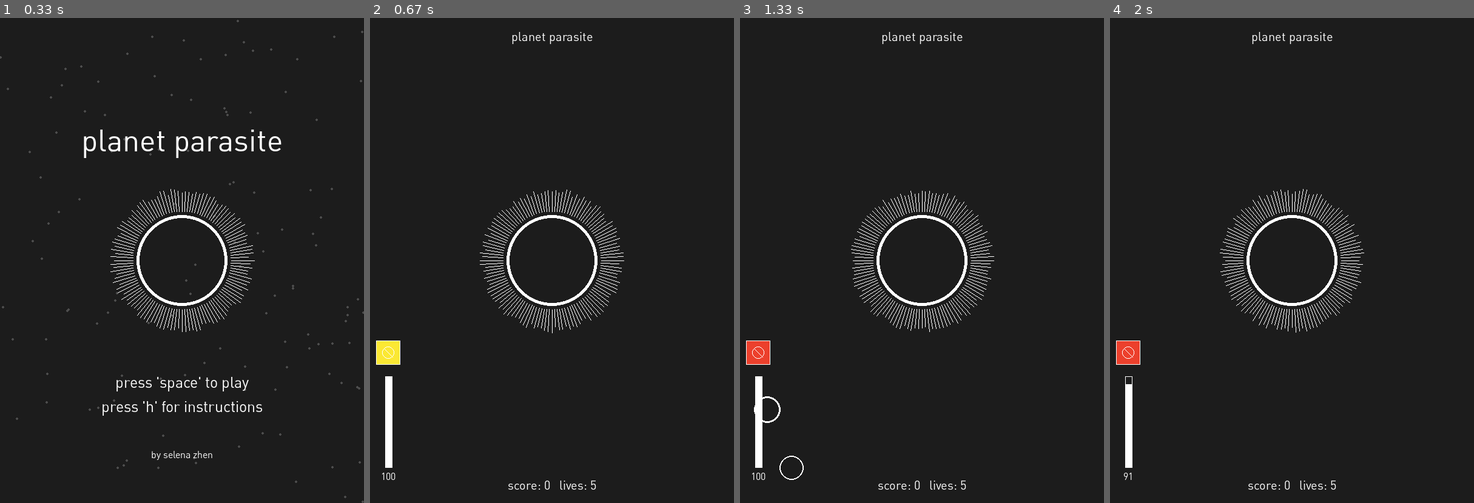
Above: before the commit, frames 1-4 (left to right).
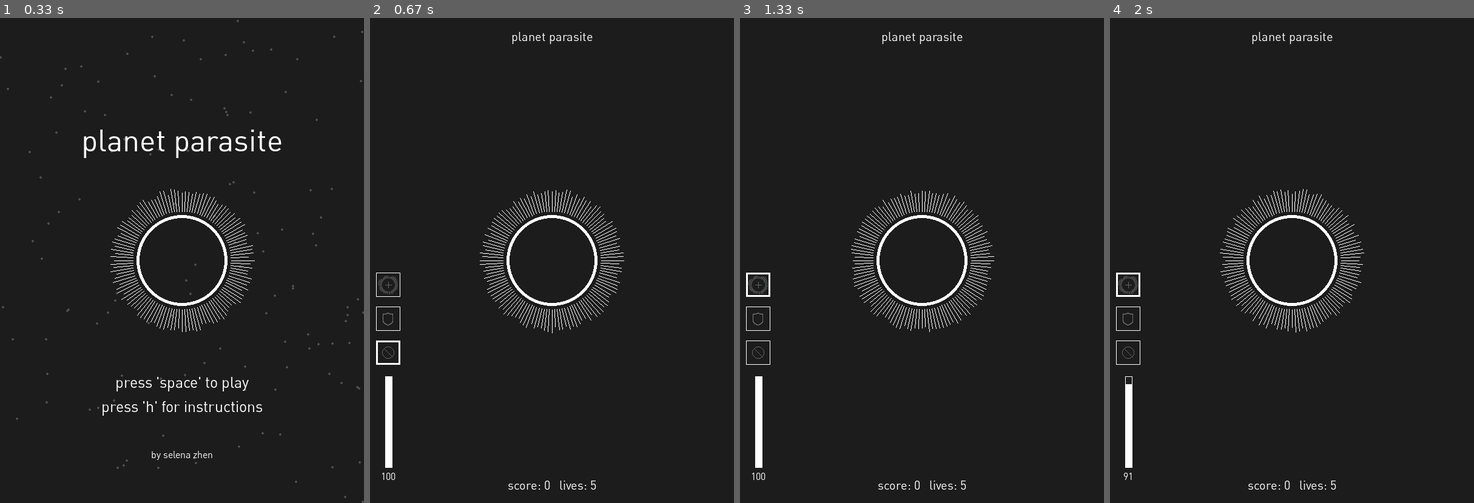
Above: after the commit, the same moments.

Repository: selenazhen/planetParasite
Game: pygame game, started from Game.py
Same seed, same stepped clock (60 frames per second), same inputs: the game is played once before the commit and once after it.
Inputs:
- Up to frame 1 (0.33 s): no input
- Up to frame 2 (0.67 s): tap Space at 0.33 s
- Up to frame 3 (1.33 s): hold Right 0.67-1.13 s; hold W 0.67-1.13 s; hold 2 from 1.17 s (still down); hold W from 1.17 s (still down)
- Up to frame 4 (2 s): release 2 at 1.63 s; release W at 1.63 s; hold W from 1.67 s (still down); tap 1 at 1.82 s

Frame 1 is identical in both runs. In frame 2, 0.4% of the frame differs, in the area x 1-9%, y 52-72%; in frame 3, 0.6%, in the area x 1-18%, y 52-96%; in frame 4, 0.5%.

Commit message:
added stop, inv, adding tent len

Diff:
--- a/Game.py
+++ b/Game.py
@@ -19,15 +19,19 @@
 
 class Game(PygameGame):
     def init(self):
+        self.shield = pygame.image.load('img/shield.png').convert_alpha()
+        self.tentImage = pygame.image.load('img/tentacles.png').convert_alpha()
+
         self.planetGroup = pygame.sprite.Group()
         self.parasite = pygame.sprite.Group()
         self.inhabitedGroup = pygame.sprite.Group()
         self.formedInhabitedGroup = pygame.sprite.Group()
-        self.capturedGroup = pygame.sprite.Group()
+        # self.capturedGroup = pygame.sprite.Group()
+        self.eatMeInvGroup = pygame.sprite.Group()
+        self.eatMeStopGroup = pygame.sprite.Group()
 
         self.titleGroup = pygame.sprite.Group()
         self.parasiteTitle = pygame.sprite.Group()
-        # self.tentacleGroup = pygame.sprite.Group()
         self.instructionsInhabited = pygame.sprite.Group()
 
         self.starList = []
@@ -58,7 +62,7 @@
 
     def drawInstructions(self,screen):
         print ('drawinstructions screen is on')
-        self.screen.fill(self.bgColor)
+        screen.fill(self.bgColor)
         w,h,m = self.width,self.height,self.margin
 
         if self.instructionsPage == 1:
@@ -105,7 +109,7 @@
             #draw parasite
             px = (self.width//20)*15
             py = (self.height//10)*3
-            pygame.draw.circle(self.screen, WHITE,(px,py), self.parasiteSize, 5) #draw parasite
+            pygame.draw.circle(screen, WHITE,(px,py), self.parasiteSize, 5) #draw parasite
             for div in range(self.divisions):
                 divAngle = div*((math.pi*2)/self.divisions)
                 self.length = random.randrange(self.tentaclesMin,self.tentaclesMax)
@@ -113,28 +117,28 @@
                 outerDivY = py + ((self.parasiteSize+self.length) * math.sin(divAngle))
                 innerDivX = px + ((self.parasiteSize+6) * math.cos(divAngle))
                 innerDivY = py + ((self.parasiteSize+6) * math.sin(divAngle))
-                pygame.draw.line(self.screen,WHITE,(innerDivX,innerDivY), (outerDivX, outerDivY), 1)
+                pygame.draw.line(screen,WHITE,(innerDivX,innerDivY), (outerDivX, outerDivY), 1)
 
             #draw little planets
-            pygame.draw.circle(self.screen, WHITE,
+            pygame.draw.circle(screen, WHITE,
                             ((self.width//60)*42,(self.height//30)*17),
                             planetSize, 2) #draw planet top left
-            pygame.draw.circle(self.screen, WHITE,
+            pygame.draw.circle(screen, WHITE,
                             ((self.width//60)*47,(self.height//30)*16),
                             planetSize, 2) #draw planet top right
-            pygame.draw.circle(self.screen, WHITE,
+            pygame.draw.circle(screen, WHITE,
                             ((self.width//60)*48,(self.height//30)*18),
                             planetSize, 2) #draw planet
 
             #draw text
-            self.instructionsInhabited.draw(self.screen)
-            self.formedInhabitedGroup.draw(self.screen)
-            self.screen.blit(titleText, titleRect)
-            self.screen.blit(parasiteText, parasiteRect)
-            self.screen.blit(planetText, planetRect)
-            self.screen.blit(inhabitedText, inhabitedRect)
-
-        if self.instructionsPage == 2:
+            self.instructionsInhabited.draw(screen)
+            self.formedInhabitedGroup.draw(screen)
+            screen.blit(titleText, titleRect)
+            screen.blit(parasiteText, parasiteRect)
+            screen.blit(planetText, planetRect)
+            screen.blit(inhabitedText, inhabitedRect)
+
+        if self.instructionsPage == 2: #second instructions page
             titleFont = pygame.font.Font("DINPro.otf", 30)
             titleText = titleFont.render('how to play', True, WHITE)
             titleRect = titleText.get_rect()
@@ -144,7 +148,7 @@
             parFont = pygame.font.Font("DINPro.otf", 20)
 
             text1 = wrapline("capture the uninhabited planets and the developing planets but avoid the fully formed inhabited planets.", parFont, 475)
-            text2 = wrapline("for every time you are caught within the safety zone of an inhabited planet you lose a life and your tentacles shosrten.", parFont, 475)
+            text2 = wrapline("for every time you are caught within the safety zone of an inhabited planet you lose a life and your tentacles shorten.", parFont, 475)
             text3 = wrapline("look for planets with powerups to help improve your parasitic nature.", parFont, 475)
 
             lineSpacing = self.height//30
@@ -153,34 +157,34 @@
                 parRect = parText.get_rect()
                 parRect.left = (self.width//40)*5
                 parRect.centery = (self.height//40)*8 + (lineSpacing*i)
-                self.screen.blit(parText, parRect)
+                screen.blit(parText, parRect)
 
             for i in range(len(text2)):
                 parText = parFont.render(text2[i], True, WHITE)
                 parRect = parText.get_rect()
                 parRect.left = (self.width//40)*5
                 parRect.centery = (self.height//40)*12 + (lineSpacing*i)
-                self.screen.blit(parText, parRect)
+                screen.blit(parText, parRect)
 
             for i in range(len(text3)):
                 parText = parFont.render(text3[i], True, WHITE)
                 parRect = parText.get_rect()
                 parRect.left = (self.width//40)*5
                 parRect.centery = (self.height//40)*17 + (lineSpacing*i)
-                self.screen.blit(parText, parRect)
-
-            self.screen.blit(titleText, titleRect)
-            self.screen.blit(parText, parRect)
+                screen.blit(parText, parRect)
+
+            screen.blit(titleText, titleRect)
+            screen.blit(parText, parRect)
         if self.instructionsPage == 3:
             self.instructions = False
 
     def drawSplash(self,screen):
-        print ('drawsplash screen is on')
-        self.screen.fill(self.bgColor)
+        # print ('drawsplash screen is on')
+        screen.fill(self.bgColor)
         w,h,m = self.width,self.height,self.margin
 
         for star in self.starList:
-            pygame.draw.circle(self.screen, DARKGREY,(star[0],star[1]),2)
+            pygame.draw.circle(screen, DARKGREY,(star[0],star[1]),2)
 
         nameFont = pygame.font.Font("DINPro.otf", 16)
         nameText = nameFont.render('by selena zhen', True, WHITE)
@@ -188,7 +192,7 @@
         nameRect.centerx = (self.width//2)
         nameRect.centery = (self.height//20)*18
 
-        pygame.draw.circle(self.screen, WHITE,(self.tw//2,self.th//2), self.parasiteSize, 5) #draw parasite
+        pygame.draw.circle(screen, WHITE,(self.tw//2,self.th//2), self.parasiteSize, 5) #draw parasite
         for div in range(self.divisions):
             divAngle = div*((math.pi*2)/self.divisions)
             self.length = random.randrange(self.tentaclesMin,self.tentaclesMax)
@@ -196,7 +200,7 @@
             outerDivY = self.th//2 + ((self.parasiteSize+self.length) * math.sin(divAngle))
             innerDivX = self.tw//2 + ((self.parasiteSize+6) * math.cos(divAngle))
             innerDivY = self.th//2 + ((self.parasiteSize+6) * math.sin(divAngle))
-            pygame.draw.line(self.screen,WHITE,(innerDivX,innerDivY), (outerDivX, outerDivY), 1)
+            pygame.draw.line(screen,WHITE,(innerDivX,innerDivY), (outerDivX, outerDivY), 1)
 
         #bouncing off walls
         if self.tw + (2*(self.parasiteSize+self.tentaclesMax)) >= self.width*2:
@@ -213,12 +217,12 @@
             self.vSpeed *= -1
 
         self.titleGroup.draw(screen)
-        self.screen.blit(nameText, nameRect)
+        screen.blit(nameText, nameRect)
 
     def drawGame(self, screen):
-        # print ('drawgame is on')
-        self.screen.fill(self.bgColor)
+        screen.fill(self.bgColor)
         w,h,m = self.width,self.height,self.margin
+
         font = pygame.font.Font("DINPro.otf", 20)
         textScore = font.render('score: %d   lives: %d' % (self.score,self.lives), True, WHITE)
         textScorerect = textScore.get_rect()
@@ -235,9 +239,18 @@
 
         #add a planet every so often
         if self.frameCount % 60 == 0:
-            planet = Planet()
+            planet = Planet(2,WHITE)
             self.planetGroup.add(planet)
             # print ('new planet')
+
+        #add eat me powerups
+        if self.frameCount % random.randrange(500,700) == 0:
+            eatMeColors = [YELLOW,BLUE]
+            eatMe = Planet(0,random.choice(eatMeColors))
+            if eatMe.color == YELLOW: #if invincibility planet
+                self.eatMeInvGroup.add(eatMe)
+            elif eatMe.color == BLUE: #if stop
+                self.eatMeStopGroup.add(eatMe)
 
         for parasite in self.parasite:
             if self.attack:
@@ -246,23 +259,35 @@
                 for attacked in collisionAttackList:
                     self.inhabitedGroup.remove(attacked)
 
-            if not self.attack:
+            elif not self.attack: # if attack mode off and invincibility not enabled
+                #if collide with a planet
                 collisionPlanetsList = pygame.sprite.spritecollide(parasite,self.planetGroup,  False,
                                 pygame.sprite.collide_circle)
                 for capturedPlanet in collisionPlanetsList:
                     self.planetGroup.remove(capturedPlanet)
                     self.score += 10
-                    capturedNew = Captured(w//2+random.randrange(-(self.parasiteSize-(1.5*planetSize)),
-                                (self.parasiteSize-(1.5*planetSize))),
-                                h//2+random.randrange(-(self.parasiteSize-(1.5*planetSize)),
-                                (self.parasiteSize-(1.5*planetSize))))
-                    self.capturedGroup.add(capturedNew)
-                collisionInhabitedList = pygame.sprite.spritecollide(parasite,self.formedInhabitedGroup,  False,
+                #if collided with eat me stop
+                collisionEatMeStopList = pygame.sprite.spritecollide(parasite,self.eatMeStopGroup,  False,
                                 pygame.sprite.collide_circle)
-                for hitInhabited in collisionInhabitedList:
-                    hitInhabited.stopUpdating(PINK) #turn the hit inhabited planet pink for right now
-                    self.formedInhabitedGroup.remove(hitInhabited) #remove inhabited
-                    self.lives -= 1
+                for eatMeStop in collisionEatMeStopList:
+                    self.eatMeStopGroup.remove(eatMeStop)
+                    self.eatMeStop = "collected"
+                    print ('eat me stop collected')
+                #if collide with eat me invincible
+                collisionEatMeInvList = pygame.sprite.spritecollide(parasite,self.eatMeInvGroup,  False,
+                                pygame.sprite.collide_circle)
+                for eatMeInv in collisionEatMeInvList:
+                    self.eatMeInvGroup.remove(eatMeInv)
+                    self.eatMeInv = "collected"
+                    print ('eat me inv collected')
+                #if invincibility is not on, inhabited can harm parasite
+                if not self.eatMeInv == "enabled":
+                    collisionInhabitedList = pygame.sprite.spritecollide(parasite,self.formedInhabitedGroup,  False,
+                                    pygame.sprite.collide_circle)
+                    for hitInhabited in collisionInhabitedList:
+                        hitInhabited.stopUpdating(PINK) #turn the hit inhabited planet pink for right now
+                        self.formedInhabitedGroup.remove(hitInhabited) #remove inhabited
+                        self.lives -= 1
 
         # change length of tentacles based on lives
         if self.lives == 4:
@@ -282,31 +307,17 @@
             self.tentaclesMax = 1000
             self.gamePlay = False
 
-
-
-        self.capturedGroup.update()
-        for captured in self.capturedGroup:
-            angle = math.atan(captured.coordsY/captured.coordsX)
-            if captured.speed > 0:
-                length = (captured.coordsY-h//2)/math.sin(angle)
-                if (length >= self.parasiteSize-(1.5*planetSize)):
-                    captured.speed *= -1
-            elif captured.speed < 0:
-                length = (h//2-captured.coordsY)/math.sin(angle)
-                if (length >= self.parasiteSize-(1.5*planetSize)):
-                    captured.speed *= -1
-
         self.parasite.update(self.tentaclesMax-7) #reduce radius by a few pixels to get make appearance better
 
         self.inhabitedGroup.draw(screen) #keep this at bottom of draw statements
-
-
 
         #DRAW STATEMENTS
         # self.capturedGroup.draw(screen) #THIS IS MAKING IT SLOW :((((
         self.planetGroup.draw(screen)
         self.formedInhabitedGroup.draw(screen)
         self.parasite.draw(screen)
+        self.eatMeInvGroup.draw(screen)
+        self.eatMeStopGroup.draw(screen)
 
         for div in range(self.divisions):
             divAngle = div*((math.pi*2)/self.divisions)
@@ -315,25 +326,21 @@
             outerDivY = h//2 + ((self.parasiteSize+self.length) * math.sin(divAngle))
             innerDivX = w//2 + ((self.parasiteSize+6) * math.cos(divAngle))
             innerDivY = h//2 + ((self.parasiteSize+6) * math.sin(divAngle))
-            pygame.draw.line(self.screen,self.tentacleColor,(innerDivX,innerDivY), (outerDivX, outerDivY), 1)
-
-
-        # eatMeStop discontinue growth of developing planets
+            pygame.draw.line(screen,self.tentacleColor,(innerDivX,innerDivY), (outerDivX, outerDivY), 1)
+
+        # eatMeStop discontinue growth of developing planets BLUE 1
         eSX = self.width//20
         eSY = (self.height//28)*19
         if self.eatMeStop == "collected":
-            # for inhabited in self.inhabitedGroup:
-            #     self.eatMeStop = "enabled"
-            pygame.draw.rect(self.screen,YELLOW,(eSX-20,eSY,40,40))
+            pygame.draw.rect(screen,BLUE,(eSX-20,eSY,40,40))
         if self.eatMeStop == "enabled":
             self.eatMeStopCount += 1
-            print ('eat me is enabled')
+            pygame.draw.rect(screen,RED,(eSX-20,eSY,40,40))
             if self.eatMeStopCount >= 100: #timer ends for eatme powerup
                 self.eatMeStop = "empty"
                 self.eatMeStopCount = 0
-            pygame.draw.rect(self.screen,RED,(eSX-20,eSY,40,40))
-        if (self.eatMeStop == "empty") or (self.eatMeStop == "collected"):
-            print ('eat me is empty')
+        if (self.eatMeStop == "empty"):
+            pygame.draw.rect(screen,CHARCOAL,(eSX-20,eSY,40,40))
             if self.frameCount % 5 == 0: #inhabited planets get larger and larger as time goes on
                 for inhabited in self.inhabitedGroup:
                     #if inhabited planet gets larger than a certain size
@@ -344,31 +351,73 @@
                         self.inhabitedGroup.remove(inhabited)
                     else:
                         inhabited.update()
-        pygame.draw.rect(self.screen,WHITE,(eSX-20,eSY,40,40),1)
-        pygame.draw.circle(self.screen,WHITE,(eSX,eSY+20),10,1)
-        pygame.draw.line(self.screen,WHITE,(eSX-7,eSY-7+20),(eSX+7,eSY+7+20),1)
-        # pygame.draw.line(self.screen,WHITE,(eSX-3,eSY+15),(e X+3,eSY+25),1)
+        if self.eatMeCurr == 1:
+            pygame.draw.rect(screen,WHITE,(eSX-20,eSY,40,40),self.eatMeCurrLine)
+        elif not self.eatMeCurr == 1:
+            pygame.draw.rect(screen,WHITE,(eSX-20,eSY,40,40),1)
+        pygame.draw.circle(screen,GREY,(eSX,eSY+20),10,1)
+        pygame.draw.line(screen,GREY,(eSX-7,eSY-7+20),(eSX+7,eSY+7+20),1)
+
+        # eatMeInv invincibility YELLOW 2
+        eIX = self.width//20
+        eIY = (self.height//28)*17
+        if self.eatMeInv == "collected":
+            pygame.draw.rect(screen,YELLOW,(eIX-20,eIY,40,40))
+        if self.eatMeInv == "enabled":
+            self.eatMeStopCount += 1
+            pygame.draw.rect(screen,RED,(eIX-20,eIY,40,40))
+            if self.eatMeStopCount >= 100: #timer ends for eatme powerup
+                self.eatMeInv = "empty"
+                self.eatMeStopCount = 0
+        if (self.eatMeInv == "empty"):
+            pygame.draw.rect(screen,CHARCOAL,(eIX-20,eIY,40,40))
+        if self.eatMeCurr == 2:
+            pygame.draw.rect(screen,WHITE,(eIX-20,eIY,40,40),self.eatMeCurrLine) #border box
+        elif not self.eatMeCurr  == 2:
+            pygame.draw.rect(screen,WHITE,(eIX-20,eIY,40,40),1) #border box
+        screen.blit(self.shield,(eIX-9,eIY+10))
+
+        # eatMeTen increase tentacle lengths green 2
+        eTX = self.width//20
+        eTY = (self.height//28)*15
+        if self.eatMeTen == "collected":
+            pygame.draw.rect(screen,YELLOW,(eTX-20,eTY,40,40))
+        if self.eatMeTen == "enabled":
+            self.eatMeTenCount += 1
+            pygame.draw.rect(screen,RED,(eTX-20,eTY,40,40))
+            if self.eatMeTenCount >= 100: #timer ends for eatme powerup
+                self.eatMeTen = "empty"
+                self.eatMeTenCount = 0
+        if (self.eatMeTen == "empty"):
+            pygame.draw.rect(screen,CHARCOAL,(eTX-20,eTY,40,40))
+        if self.eatMeCurr == 3:
+            pygame.draw.rect(screen,WHITE,(eTX-20,eTY,40,40),self.eatMeCurrLine) #border box
+        elif not self.eatMeCurr  == 3:
+            pygame.draw.rect(screen,WHITE,(eTX-20,eTY,40,40),1) #border box
+        pygame.draw.line(screen,GREY,(eTX,eTY+15),(eTX,eTY+25),1) #plus sign vertical
+        pygame.draw.line(screen,GREY,(eTX-5,eTY+20),(eTX+5,eTY+20),1) #plus sign horizontal
+        screen.blit(self.tentImage,(eTX-17,eTY+5))
 
         #attack stuff here
         if self.attack:
             self.tentacleColor = RED
-            self.attackMeter -= 3 #reduce attack level faster
+            self.attackMeter -= 3 #reduce attack meter faster
             if self.attackMeter <= 0:
                 self.attackMeter = 0 #keep attack meter at minimum of 0
         if not self.attack:
             self.tentacleColor = WHITE
-            if self.frameCount % 30 == 0:#regain attack level slowly
+            if self.frameCount % 30 == 0:#regain attack meter slowly
                 self.attackMeter += 1
                 self.attackMeter = min(self.attackMeter,100) #keep attackmeter at max of 100
         aX = self.width//20
         aY0 = (self.height//14)*13
         aY1 = aY0 - (1.5*self.attackMeter)
-        pygame.draw.rect(self.screen,WHITE,(aX-5,aY0-150,12,150),1) # border for bar
+        pygame.draw.rect(screen,WHITE,(aX-5,aY0-150,12,150),1) # border for bar
         if self.attackMeter > 0:
-            pygame.draw.line(self.screen,self.tentacleColor,(aX,aY0),
+            pygame.draw.line(screen,self.tentacleColor,(aX,aY0),
                         (aX, aY1), 12)
         elif self.attackMeter <= 0:
-            pygame.draw.line(self.screen,self.tentacleColor,(aX,aY0),
+            pygame.draw.line(screen,self.tentacleColor,(aX,aY0),
                         (aX, aY0), 12)
         attackFont = pygame.font.Font("DINPro.otf", 16)
         attackText = attackFont.render('%d' % (max(self.attackMeter,0)), True, WHITE)
@@ -384,7 +433,7 @@
         # pygame.draw.rect(screen, WHITE,(m,m, w-(2*m),h-(2*m)), 2) #border
 
         # for star in self.starList:
-        #     pygame.draw.circle(self.screen, DARKGREY,(star[0],star[1]),2)
+        #     pygame.draw.circle(screen, DARKGREY,(star[0],star[1]),2)
 
         screen.blit(textScore, textScorerect)
         screen.blit(textTitle, textTitlerect)
--- a/Planet.py
+++ b/Planet.py
@@ -12,7 +12,7 @@
 class Planet(pygame.sprite.Sprite):
 
 
-    def __init__(self):
+    def __init__(self,width,color):
         pygame.sprite.Sprite.__init__(self)
 
         #randomize position with posX and posY
@@ -26,11 +26,12 @@
         self.coordsY = imageY//2
         self.rect = self.image.get_rect()
         self.radius = planetSize-2
+        self.color = color
         # pygame.draw.circle(self.image, RED, self.rect.center, self.radius)
         pygame.draw.circle(self.image, CHARCOAL,(self.coordsX,self.coordsY),
                             planetSize+5) #testing circle
-        pygame.draw.circle(self.image, WHITE,(self.coordsX,self.coordsY),
-                            planetSize, 2) #testing circle
+        pygame.draw.circle(self.image, self.color,(self.coordsX,self.coordsY),
+                            planetSize, width) #testing circle
         # self.image = pygame.image.load('img/planet1.png').convert_alpha()
 
     def move(self, xMove,yMove):
--- a/gVariables.py
+++ b/gVariables.py
@@ -6,12 +6,17 @@
 WHITE = (255,255,255)
 BLACK = (0,0,0)
 DARKGREY = (77,77,77)
+GREY = (99,99,99)
 # RED = (255,0,0)
 RED = (236,64,44)
 PINK = (249,167,167)
 ORANGE = (247,126,74)
 # YELLOW = (255,250,148)
-YELLOW = (251,232,51)
+# YELLOW = (251,232,51)
+YELLOW = (255,214,42)
+BLUE = (87,165,238)
+
+
 
 
 ### wrap line functions
--- a/pygamegame.py
+++ b/pygamegame.py
@@ -56,7 +56,7 @@
         self.frameCount = 0
         self.frameRate = 60
         self.startTime = 90
-        self.speed = 10
+        self.speed = 22
         self.lives = 5
         self.hSpeed = 0 #acceleration horizontally
         self.vSpeed = 0 #acceleration vertically
@@ -68,9 +68,16 @@
         self.attack = False
         self.attackMeter = 100
         self.tentacleColor = WHITE
-        self.eatMeStop = "collected"
+        self.parasiteSize = parasiteSize
+
+        self.eatMeStop = "empty"
+        self.eatMeInv = "empty"
+        self.eatMeTen = "empty"
         self.eatMeStopCount = 0
-        self.parasiteSize = parasiteSize
+        self.eatMeCurr = 1
+        self.eatMeCurrLine = 3
+
+
         pygame.init()
 
     def run(self):
@@ -80,13 +87,11 @@
         # set the title of the window
         pygame.display.set_caption(self.title)
 
-
         # call game-specific initialization
         self.init()
         self.playing = True
 
-
-
+        #for moving around
         left = False
         right = False
         up = False
@@ -121,7 +126,7 @@
                 if (event.type == pygame.KEYDOWN) and (event.key == K_SPACE):
                     self.gamePlay = True
                     print ('gameplay on')
-                if (event.type == pygame.KEYDOWN) and (event.key == K_0):
+                if (event.type == pygame.KEYDOWN) and (event.key == K_0): #temporary!!!!!
                     self.gamePlay = False
                     self.instructions = False
                     print ('gameplay off')
@@ -138,8 +143,20 @@
                         self.attack = False
                 if (event.type == pygame.KEYUP) and (event.key == K_1):
                     self.attack = False
+
                 if (event.type == pygame.KEYDOWN) and (event.key == K_2):
-                    self.eatMeStop = "enabled"
+                    if self.eatMeCurr == 1 and self.eatMeStop == "collected":
+                        self.eatMeStop = "enabled"
+                    if self.eatMeCurr == 2 and self.eatMeInv == "collected":
+                        self.eatMeInv = "enabled"
+                    if self.eatMeCurr == 3 and self.eatMeTen == "collected":
+                        self.eatMeTen = "enabled"
+                if (event.type == pygame.KEYDOWN) and (event.key == K_w):
+                    self.eatMeCurr += 1
+                    self.eatMeCurr = min(self.eatMeCurr,3)
+                if (event.type == pygame.KEYDOWN) and (event.key == K_s):
+                    self.eatMeCurr -= 1
+                    self.eatMeCurr = max(self.eatMeCurr,1)
                 if (event.type == pygame.KEYDOWN) and (event.key == K_ESCAPE):
                     self.playing = False
 
@@ -147,7 +164,6 @@
             self.parasite.clear(self.screen,clear_callback)
             self.inhabitedGroup.clear(self.screen,clear_callback)
             self.formedInhabitedGroup.clear(self.screen,clear_callback)
-            self.capturedGroup.clear(self.screen,clear_callback)
             self.titleGroup.clear(self.screen,clear_callback)
             self.parasiteTitle.clear(self.screen,clear_callback)
             self.instructionsInhabited.clear(self.screen,clear_callback)
@@ -161,7 +177,8 @@
             if down and self.vSpeed > (-1*self.speed):
                 self.vSpeed -= 1
 
-            if self.gamePlay: #if game is on
+            #if game is on
+            if self.gamePlay:
                 self.drawGame(self.screen)
                 for planet in self.planetGroup:
                     planet.move(self.hSpeed,self.vSpeed)
@@ -171,17 +188,22 @@
                     inhabited.move(self.hSpeed,self.vSpeed)
                 for parasite in self.parasiteTitle:
                     parasite.move(self.hSpeed,self.vSpeed)
-
-            if not self.gamePlay and not self.instructions: #if splash screen on
+                for eatMeStop in self.eatMeStopGroup:
+                    eatMeStop.move(self.hSpeed,self.vSpeed)
+                for eatMeInv in self.eatMeInvGroup:
+                    eatMeInv.move(self.hSpeed,self.vSpeed)
+
+            #if splash screen on
+            if not self.gamePlay and not self.instructions:
                 self.drawSplash(self.screen)
                 self.th -= self.vSpeed
                 self.tw -= self.hSpeed
 
-            if not self.gamePlay and self.instructions: #if splash screen on
+            #if splash screen on
+            if not self.gamePlay and self.instructions:
                 self.drawInstructions(self.screen)
 
             basicfont = pygame.font.Font("DINPro.otf", 20)
-
 
             self.frameCount += 1
 
Binary file added: img/shield.png
Binary file added: img/tentacles.png
